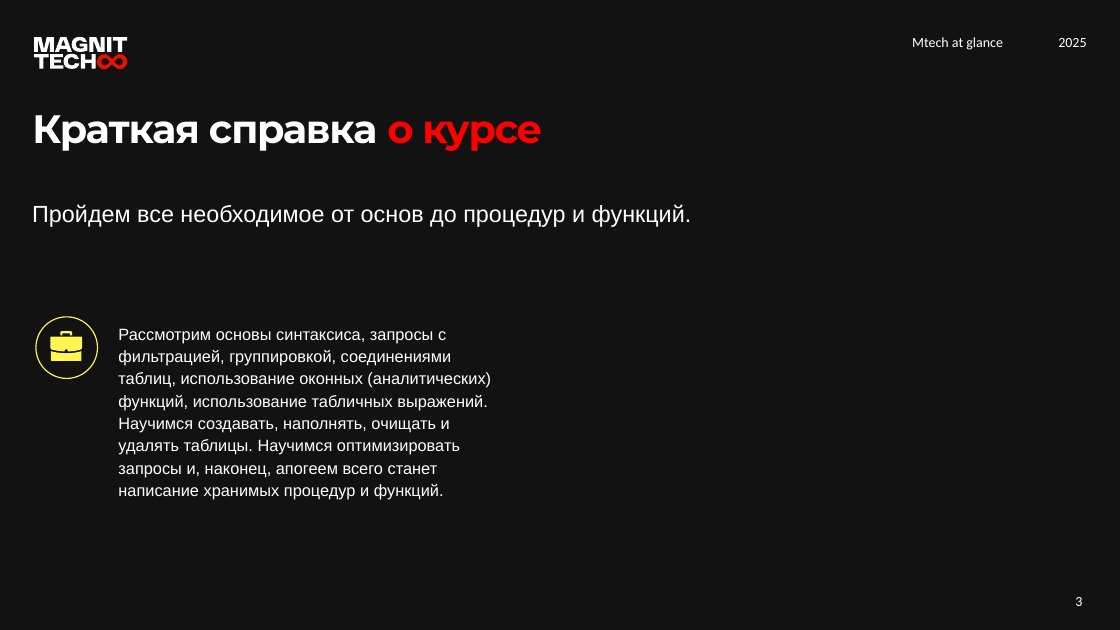
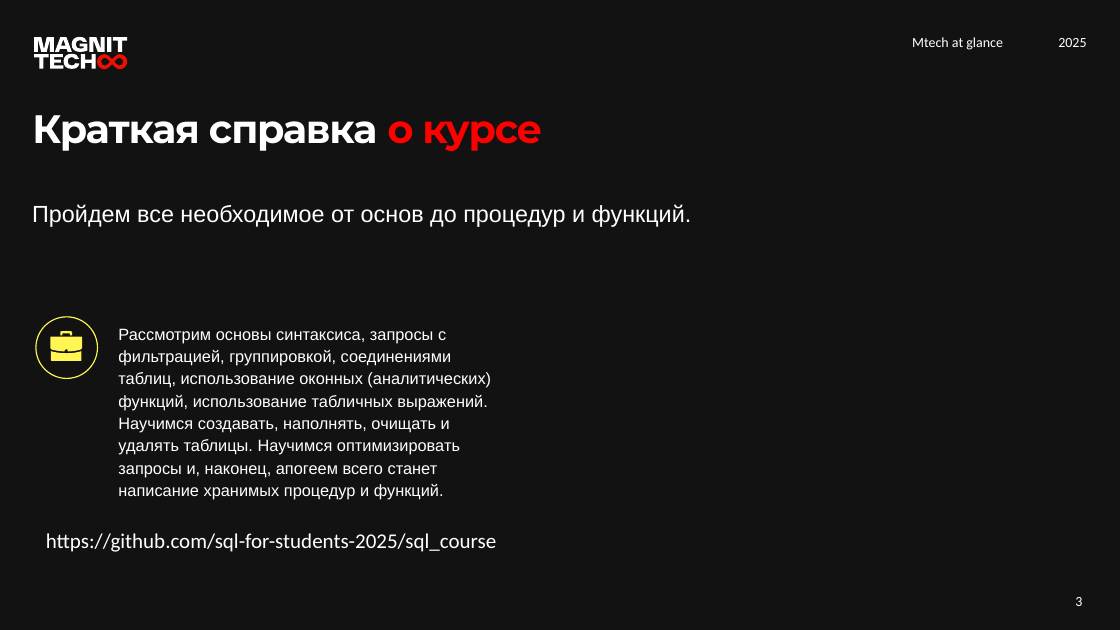
Before and after one commit to sql-for-students-2025/sql_course, a slide deck: slide 3 of lesson1/Занятие 1.pptx. Drawn at 1120x630 pixels with LibreOffice and Linux fonts; fonts in the diff are those of the drawing. Boxes give left, top, right and bottom in pixels: in the first picture for what was removed or moved away, otherwise in the second. Text is boxed around its words. In the diff, an @@ line names an element or a change of style, - is before the commit and + after.

```diff
--- a/lesson1/Занятие 1.pptx
+++ b/lesson1/Занятие 1.pptx
@@ text added at [46, 533, 497, 552], 18 pt, text #FFFFFF @@
+https://github.com/sql-for-students-2025/sql_course
```
Also in this commit, not shown: 1 other file.
